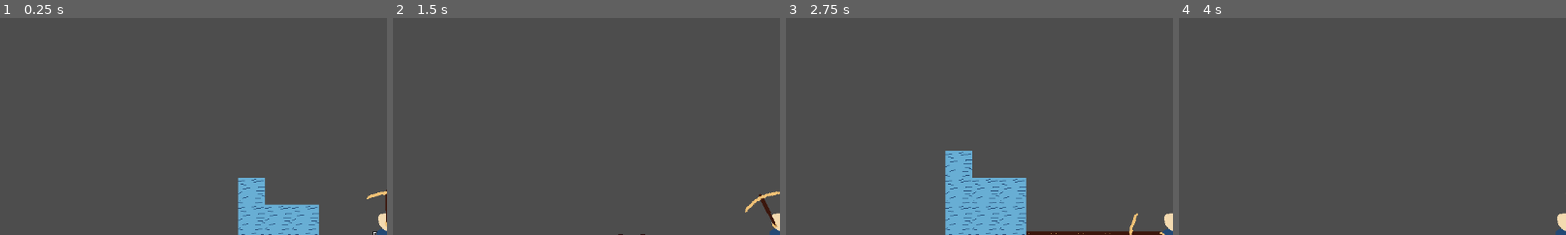
Above: before the commit, frames 1-4 (left to right).
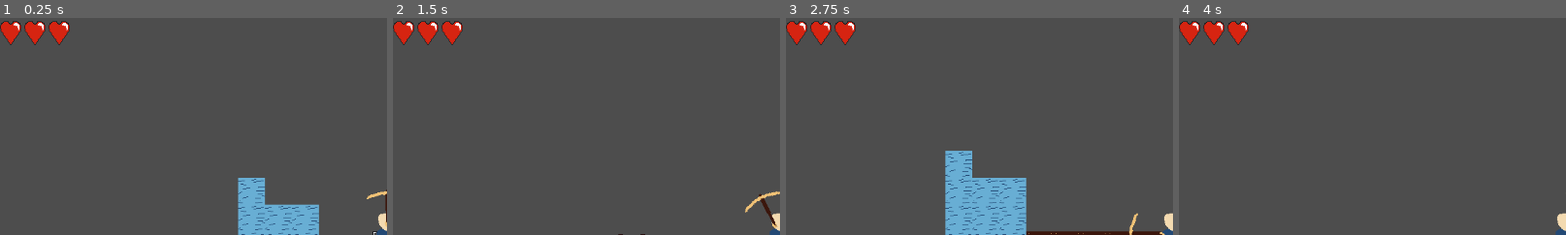
Above: after the commit, the same moments.

Repository: mathew-tran/Excavation
Game: Godot game, scene res://Scenes/Main.tscn
Same seed, same stepped clock (60 frames per second), same inputs: the game is played once before the commit and once after it.
Inputs (mouse positions are % of the whole screen's width and height, from its top left):
- Up to frame 1 (0.25 s): no input
- Up to frame 2 (1.5 s): tap Enter at 0.5 s; move the mouse to (72, 45) at 0.52 s; press the mouse at (72, 45) at 0.53 s; hold D (Right) from 0.53 s (still down); tap T (GoHome) at 0.6 s; tap Space (Jump) at 0.77, 1.07 s; move the mouse to (30, 55) at 1.27 s; release the mouse at (30, 55) at 1.28 s; click (30, 55) at 1.35 s
- Up to frame 3 (2.75 s): tap Space (Jump) at 1.52, 1.55, 1.82, 2.1 s; move the mouse to (60, 28) at 2.02 s; release D (Right) at 2.03 s; hold A (Left) from 2.03 s (still down); tap T (GoHome) at 2.3 s
- Up to frame 4 (4 s): move the mouse to (45, 70) at 2.77 s; release A (Left) at 2.78 s; hold D (Right) from 2.78 s (still down); tap T (GoHome) at 2.85 s; tap Space (Jump) at 3.02, 3.32, 3.77, 3.8 s; click (45, 70) at 3.05 s; move the mouse to (80, 65) at 3.52 s; press the mouse at (80, 65) at 3.53 s
The pictures show only the part of the screen within x 0-50%, y 0-50%; the shares and areas given below are measured in that part.

The runs differ from the first frame. In frame 1, 1.2% of the frame differs, in the area x 0-19%, y 1-13%; in frame 2, 1.2%; in frame 3, 1.2%; in frame 4, 1.2%.

Commit message:
add healthbar and player death

Diff:
--- a/Prefabs/Player.tscn
+++ b/Prefabs/Player.tscn
@@ -6,6 +6,7 @@
 [ext_resource type="PackedScene" uid="uid://chvjrqvuh546t" path="res://Prefabs/Crosshair.tscn" id="4_shmu5"]
 [ext_resource type="PackedScene" uid="uid://bbpcorh5rkci5" path="res://Prefabs/ItemPickupArea.tscn" id="5_vxq8l"]
 [ext_resource type="Script" uid="uid://qas6yr33y22i" path="res://Scripts/LocalInventory.gd" id="6_gg3t4"]
+[ext_resource type="Script" uid="uid://decepgx10tpk6" path="res://Scripts/Component/HealthComponent.gd" id="7_javds"]
 
 [sub_resource type="RectangleShape2D" id="RectangleShape2D_b43ah"]
 size = Vector2(35, 67)
@@ -33,3 +34,7 @@
 
 [node name="Inventory" type="Node" parent="." unique_id=873284542 groups=["LocalInventory"]]
 script = ExtResource("6_gg3t4")
+
+[node name="HealthComponent" type="Node" parent="." unique_id=7062409]
+script = ExtResource("7_javds")
+metadata/_custom_type_script = "uid://decepgx10tpk6"
--- /dev/null
+++ b/Prefabs/UI/HealthIcon.tscn
@@ -0,0 +1,6 @@
+[gd_scene format=3 uid="uid://edb2owm16r4p"]
+
+[ext_resource type="Texture2D" uid="uid://dc3cipnnlwiyw" path="res://Art/UI/Health.png" id="1_wlvmy"]
+
+[node name="TextureRect" type="TextureRect" unique_id=1244151145]
+texture = ExtResource("1_wlvmy")
--- /dev/null
+++ b/Prefabs/UI/Healthbar.tscn
@@ -0,0 +1,25 @@
+[gd_scene format=3 uid="uid://d063aoe1an5j2"]
+
+[ext_resource type="Script" uid="uid://dehcphxvl8xh8" path="res://Scripts/UI/Healthbar.gd" id="1_h7ary"]
+[ext_resource type="Texture2D" uid="uid://dc3cipnnlwiyw" path="res://Art/UI/Health.png" id="1_rmhth"]
+[ext_resource type="PackedScene" uid="uid://edb2owm16r4p" path="res://Prefabs/UI/HealthIcon.tscn" id="2_0aswe"]
+
+[node name="Healthbar" type="HBoxContainer" unique_id=1726863335]
+offset_right = 40.0
+offset_bottom = 40.0
+script = ExtResource("1_h7ary")
+
+[node name="TextureRect" parent="." unique_id=1244151145 instance=ExtResource("2_0aswe")]
+layout_mode = 2
+
+[node name="TextureRect2" type="TextureRect" parent="." unique_id=423639991]
+layout_mode = 2
+texture = ExtResource("1_rmhth")
+
+[node name="TextureRect3" type="TextureRect" parent="." unique_id=1380404109]
+layout_mode = 2
+texture = ExtResource("1_rmhth")
+
+[node name="TextureRect4" type="TextureRect" parent="." unique_id=1154814688]
+layout_mode = 2
+texture = ExtResource("1_rmhth")
--- a/Scenes/Main.tscn
+++ b/Scenes/Main.tscn
@@ -12,7 +12,8 @@
 [ext_resource type="PackedScene" uid="uid://bollbwkjf1fwe" path="res://Prefabs/UI/InventoryUI.tscn" id="10_bmxlf"]
 [ext_resource type="PackedScene" uid="uid://c853wwwv82brn" path="res://Scripts/UI/InfoText.tscn" id="11_4kpch"]
 [ext_resource type="PackedScene" uid="uid://kheit6y4pmfp" path="res://Prefabs/Objects/Portal.tscn" id="12_grg3l"]
-[ext_resource type="PackedScene" uid="uid://vr810iaqr852" path="res://Scripts/GoHomeAbility.tscn" id="13_frkhe"]
+[ext_resource type="PackedScene" uid="uid://vr810iaqr852" path="res://Prefabs/GoHomeAbility.tscn" id="13_frkhe"]
+[ext_resource type="PackedScene" uid="uid://d063aoe1an5j2" path="res://Prefabs/UI/Healthbar.tscn" id="14_1p5hy"]
 
 [sub_resource type="TileSetAtlasSource" id="TileSetAtlasSource_kln2b"]
 texture = ExtResource("2_idj7w")
@@ -91,3 +92,5 @@
 [node name="InfoText" parent="CanvasLayer" unique_id=750995018 instance=ExtResource("11_4kpch")]
 
 [node name="Panel" parent="CanvasLayer" unique_id=1413947031 instance=ExtResource("13_frkhe")]
+
+[node name="Healthbar" parent="CanvasLayer" unique_id=1726863335 instance=ExtResource("14_1p5hy")]
--- a/Scripts/Autoload/Helper.gd
+++ b/Scripts/Autoload/Helper.gd
@@ -36,3 +36,8 @@
 	instance.ItemType = item
 	instance.global_position = pos
 	Finder.GetFXGroup().add_child(instance)
+
+func MoveToHub(reducePercent):
+	Finder.GetPlayerInventory().ReduceInventoryByPercent(reducePercent)
+	Finder.GetPlayerInventory().SaveInventory()
+	get_tree().change_scene_to_file("res://Scenes/Hub.tscn")
--- /dev/null
+++ b/Scripts/Component/HealthComponent.gd
@@ -0,0 +1,30 @@
+extends Node
+
+class_name HealthComponent
+
+var Health = 3
+@export var MaxHealth = 3
+
+signal OnDeath
+signal OnHit
+
+var bIsDead = false
+
+func _ready() -> void:
+	Setup()
+
+func Setup():
+	Health = MaxHealth
+
+func TakeDamage(amount):
+	if bIsDead:
+		return
+
+	Health -= amount
+	OnHit.emit(self)
+	if IsAlive() == false:
+		OnDeath.emit(self)
+		bIsDead = true
+
+func IsAlive():
+	return Health > 0
--- a/Scripts/GoHomeAbility.gd
+++ b/Scripts/GoHomeAbility.gd
@@ -13,12 +13,12 @@
 		$Timer.stop()
 		visible = false
 
+	if Input.is_action_just_pressed("Debug_Death"):
+		Finder.GetPlayer().GetHealthComponent().TakeDamage(1)
 	if visible:
 		$ProgressBar.value = 1 - ($Timer.time_left / $Timer.wait_time)
 
 
 
 func _on_timer_timeout() -> void:
-	Finder.GetPlayerInventory().ReduceInventoryByPercent(50.0)
-	Finder.GetPlayerInventory().SaveInventory()
-	get_tree().change_scene_to_file("res://Scenes/Hub.tscn")
+	Helper.MoveToHub(50.0)
--- a/Scripts/Player.gd
+++ b/Scripts/Player.gd
@@ -9,28 +9,45 @@
 
 var EffectivenessRange = 160
 
+var bIsDead = false
+
+func GetHealthComponent() -> HealthComponent:
+	return $HealthComponent
+
+func _ready() -> void:
+	GetHealthComponent().OnDeath.connect(OnDeath)
+
+func OnDeath(health : HealthComponent):
+	bIsDead = true
+	rotation_degrees = 90
+	$ItemPickupArea.queue_free()
+	$Crosshair.queue_free()
+
+
 func _process(delta: float) -> void:
-	if get_global_mouse_position().x <= global_position.x:
-		$Sprite.scale = Vector2(-1,1)
+	if bIsDead:
+		pass
 	else:
-		$Sprite.scale = Vector2(1,1)
+		if get_global_mouse_position().x <= global_position.x:
+			$Sprite.scale = Vector2(-1,1)
+		else:
+			$Sprite.scale = Vector2(1,1)
 
-	if Input.is_action_pressed("Swing"):
-		$Sprite/Hand.AttemptToUse()
-	var inputVelocity = Vector2.ZERO
-	if Input.is_action_pressed("Left"):
-		inputVelocity.x = -1
-	if Input.is_action_pressed("Right"):
-		inputVelocity.x = 1
-
-	if Input.is_action_just_pressed("Jump") and is_on_floor():
-		if $JumpTimer.time_left == 0.0:
-			velocity.y -= JumpStrength
-			$JumpTimer.start()
-	if inputVelocity != Vector2.ZERO:
-		velocity.x = inputVelocity.x * MoveSpeed * delta
-	else:
-		velocity.x = 0
+		if Input.is_action_pressed("Swing"):
+			$Sprite/Hand.AttemptToUse()
+		var inputVelocity = Vector2.ZERO
+		if Input.is_action_pressed("Left"):
+			inputVelocity.x = -1
+		if Input.is_action_pressed("Right"):
+			inputVelocity.x = 1
+		if Input.is_action_just_pressed("Jump") and is_on_floor():
+			if $JumpTimer.time_left == 0.0:
+				velocity.y -= JumpStrength
+				$JumpTimer.start()
+		if inputVelocity != Vector2.ZERO:
+			velocity.x = inputVelocity.x * MoveSpeed * delta
+		else:
+			velocity.x = 0
 
 	move_and_slide()
 
--- a/Scripts/Portal.gd
+++ b/Scripts/Portal.gd
@@ -4,6 +4,5 @@
 
 func _on_body_entered(body: Node2D) -> void:
 	if body is Player:
-		Finder.GetPlayerInventory().SaveInventory()
-		get_tree().change_scene_to_file("res://Scenes/Hub.tscn")
+		Helper.MoveToHub(0)
 		queue_free()
--- /dev/null
+++ b/Scripts/UI/Healthbar.gd
@@ -0,0 +1,26 @@
+extends HBoxContainer
+
+@onready var HealthIcon = preload("res://Prefabs/UI/HealthIcon.tscn")
+var HealthTexture
+func _ready() -> void:
+	Finder.GetPlayer().GetHealthComponent().OnDeath.connect(OnDeath)
+	Finder.GetPlayer().GetHealthComponent().OnHit.connect(OnHit)
+	OnHit(Finder.GetPlayer().GetHealthComponent())
+
+func OnHit(health : HealthComponent):
+	for child in get_children():
+		child.queue_free()
+
+	var currentHealth = health.Health
+	for amount in range(0, health.MaxHealth):
+		var instance = HealthIcon.instantiate()
+		add_child(instance)
+		if amount >= currentHealth:
+			instance.modulate = Color.BLACK
+
+
+func OnDeath(health: HealthComponent):
+	visible = false
+
+func Update():
+	pass
--- a/project.godot
+++ b/project.godot
@@ -53,6 +53,11 @@
 "events": [Object(InputEventKey,"resource_local_to_scene":false,"resource_name":"","device":-1,"window_id":0,"alt_press …(192 unchanged characters)…
 ]
 }
+Debug_Death={
+"deadzone": 0.2,
+"events": [Object(InputEventKey,"resource_local_to_scene":false,"resource_name":"","device":-1,"window_id":0,"alt_pressed":false,"shift_pressed":false,"ctrl_pressed":false,"meta_pressed":false,"pressed":false,"keycode":0,"physical_keycode":52,"key_label":0,"unicode":52,"location":0,"echo":false,"script":null)
+]
+}
 
 [physics]
 
Binary file added: Art/UI/Health.png
Not shown, added: Art/UI/Health.png.import
Renamed: Scripts/GoHomeAbility.tscn -> Prefabs/GoHomeAbility.tscn
Not shown, added: Scripts/Component/HealthComponent.gd.uid
Not shown, added: Scripts/UI/Healthbar.gd.uid
